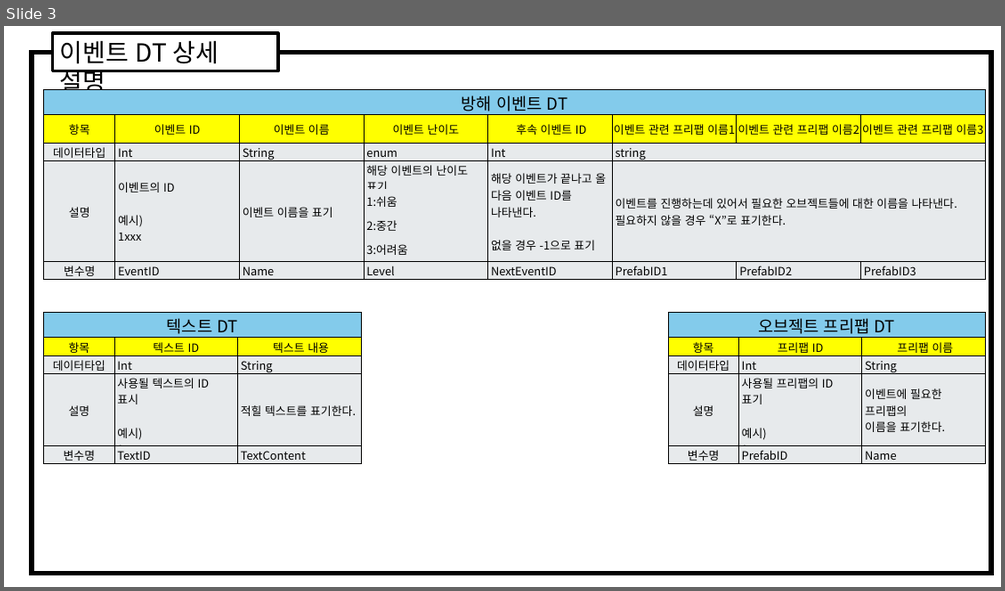
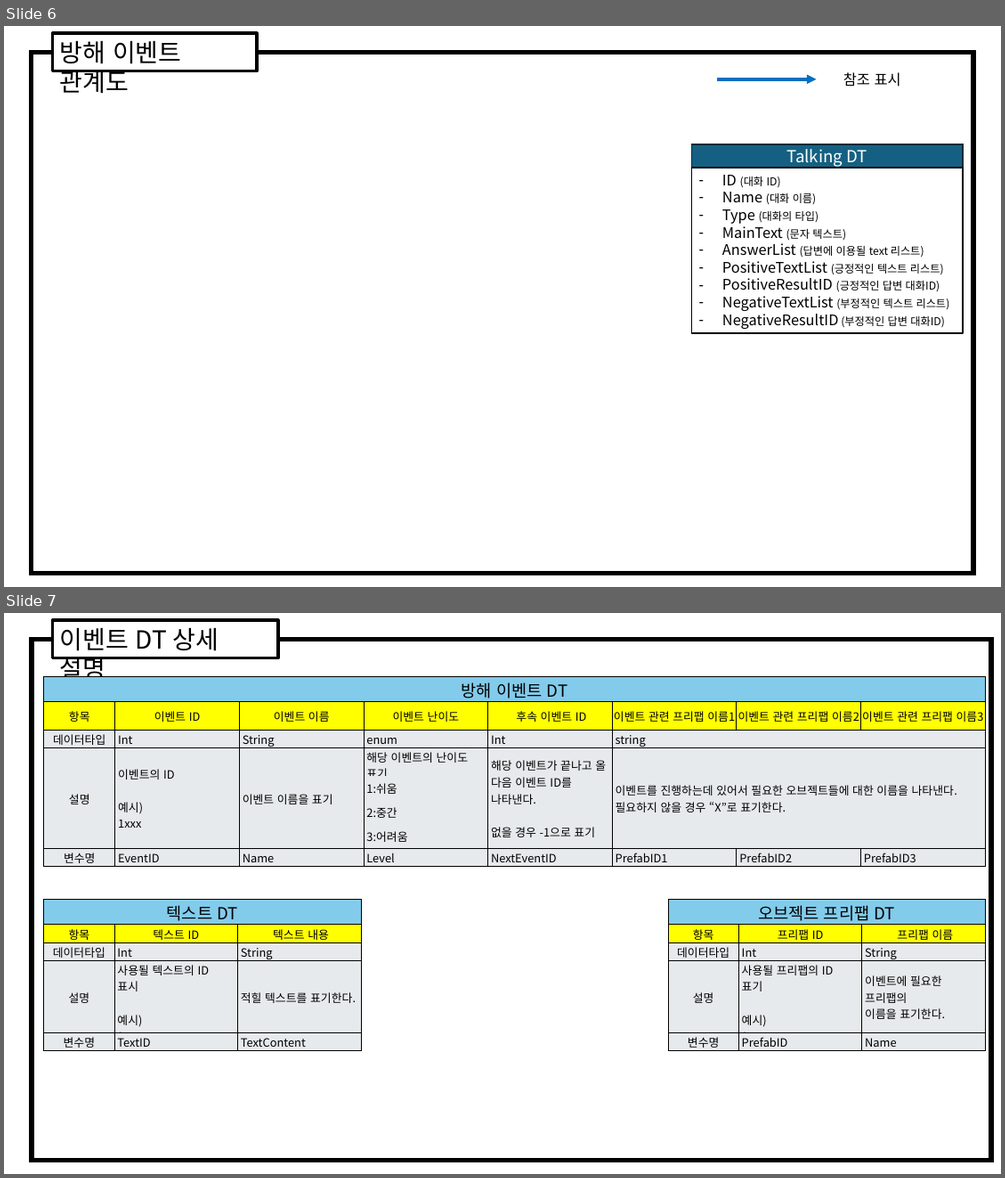
Before and after one commit to weariness00/Mandle_10Minute_Game, a slide deck: document/데이터테이블 문서.pptx. Shown one above the other, each under a label of ours: slide 3 before the commit, slides 6 and 7 after it. The pictures are 1005x591 and 1005x1178 pixels, drawn with LibreOffice and Linux fonts; fonts in the diff are those of the drawing. Boxes give left, top, right and bottom in pixels: in the first picture for what was removed or moved away, otherwise in the second. Text is boxed around its words. In the diff, an @@ line names an element or a change of style, - is before the commit and + after.

```diff
--- a/document/데이터테이블 문서.pptx
+++ b/document/데이터테이블 문서.pptx
@@ slide 6 added at [4,26,1001,587], background #FFFFFF @@
@@ rectangle added at [32,52,974,573], fill #FFFFFF, outline #000000 4.5 pt @@
@@ rectangle added at [53,33,257,70], fill #FFFFFF, outline #000000 3 pt, 24 pt, text #000000 @@
+방해 이벤트 관계도
@@ text added at [843,72,901,87], 14 pt, text #000000 @@
+참조 표시
@@ arrow added from (718, 79) to (816, 79), #0070C0 3 pt @@
@@ rectangle added at [692,144,963,168], fill #156082, outline #092A39 1.5 pt, 16 pt, text #FFFFFF @@
+Talking DT
@@ rectangle added at [692,168,963,333], outline #000000 1.5 pt, 14 pt, text #000000 @@
+– ID (대화 ID)
+– Name (대화 이름)
+– Type (대화의 타입)
+– MainText (문자 텍스트)
+– AnswerList (답변에 이용될 text 리스트)
+– PositiveTextList (긍정적인 텍스트 리스트)
+– PositiveResultID (긍정적인 답변 대화ID)
+– NegativeTextList (부정적인 텍스트 리스트)
+– NegativeResultID (부정적인 답변 대화ID)
@@ what was slide 3 is now slide 7 @@
```
Also in this commit, not shown: 4 other slides added, 1 slide removed, 4 other files.
